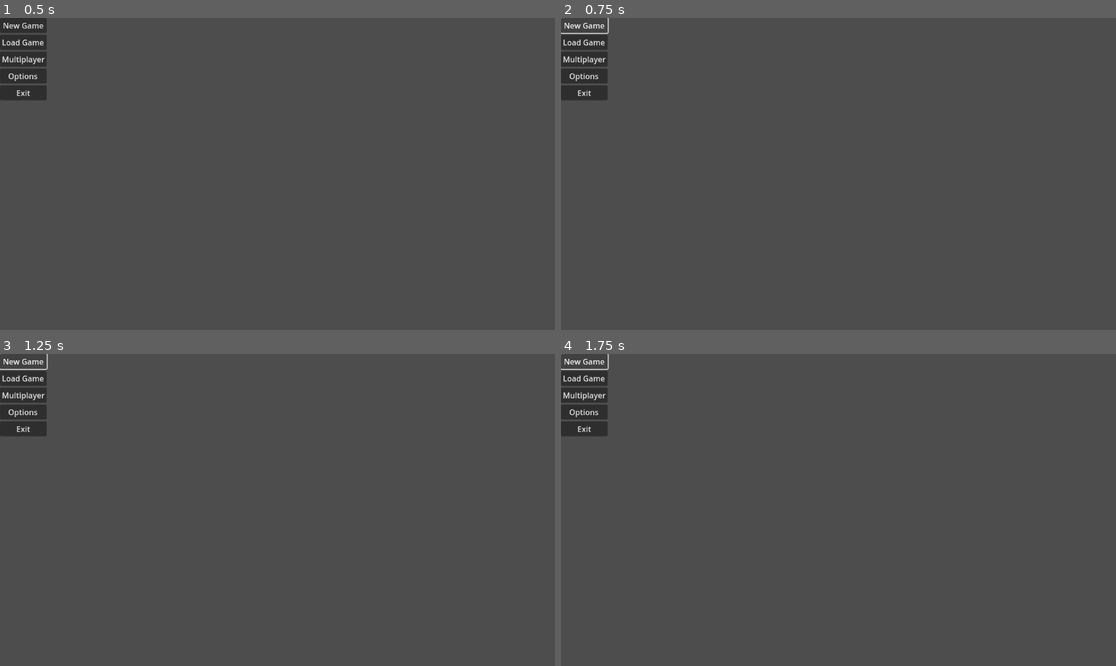
Above: before the commit, frames 1-4 (two rows, left to right).
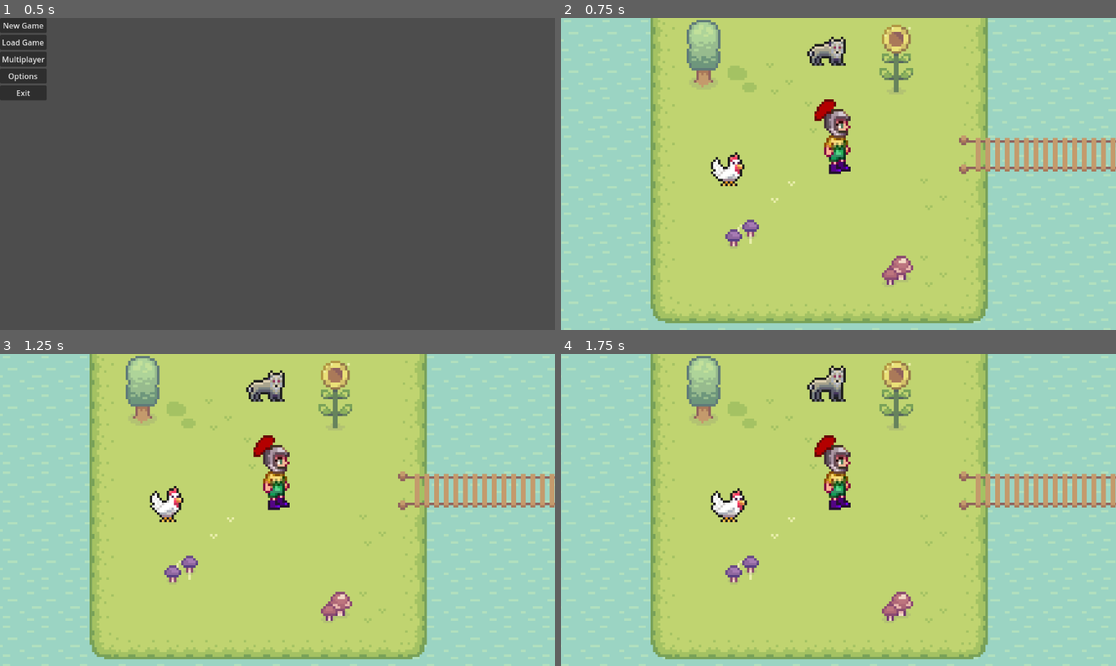
Above: after the commit, the same moments.

Repository: MohammedQureshi/Harvest-Haven
Game: Godot game, scene res://Menu/MainMenu/MainMenuScene.tscn
The game is run twice, just before and just after one commit, with the same random seed, the same clock (stepped at 60 frames per second) and the same inputs.
Inputs (mouse positions are in pixels of both pictures, inside the frame that each line leads up to):
- Up to frame 1 (0.5 s): no input
- Up to frame 2 (0.75 s): click "New Game" at 0.5 s
- Up to frame 3 (1.25 s): no input
- Up to frame 4 (1.75 s): click (583, 360) at 1.25 s, where only the run before the commit has a clickable "New Game"

Frame 1 is identical in both runs. In frame 2, 100% of the frame differs, in the area x 0-100%, y 0-100%; in frame 3, 100%; in frame 4, 100%.

Commit message:
Fix menu

Diff:
--- a/Menu/MainMenu/MainMenuScript.gd
+++ b/Menu/MainMenu/MainMenuScript.gd
@@ -7,7 +7,7 @@
 	pass
 
 func _on_new_game_pressed():
-	get_tree().change_scene_to_file("res://scenes/Game.tscn")
+	get_tree().change_scene_to_file("res://Game/Game.tscn")
 
 func _on_exit_pressed():
 	get_tree().quit()
--- a/Menu/PauseMenu/PauseMenuScript.gd
+++ b/Menu/PauseMenu/PauseMenuScript.gd
@@ -6,7 +6,7 @@
 	game.pause(true)
 
 func _on_main_menu_pressed():
-	get_tree().change_scene_to_file("res://MainMenu/MainMenuScene.tscn");
+	get_tree().change_scene_to_file("res://Menu/MainMenu/MainMenuScene.tscn");
 
 func _on_quit_pressed():
 	get_tree().quit();
Not shown: 4 places in Game/Game.tscn that only renumber resources
Not shown: 2 places in Menu/PauseMenu/PauseMenuScene.tscn that only renumber resources
